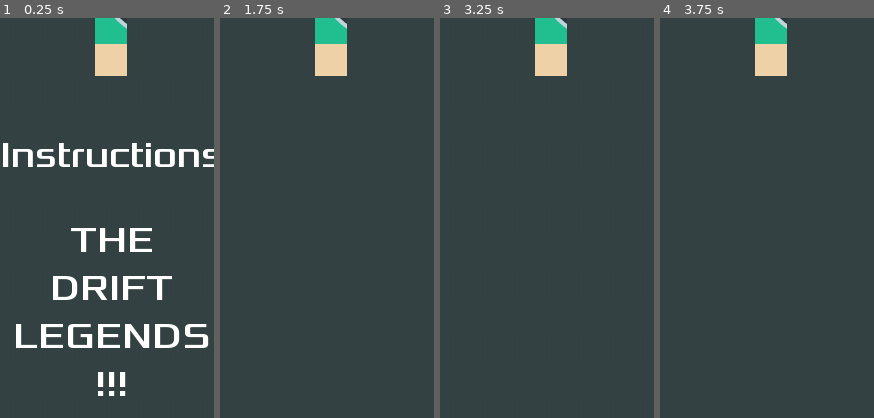
Above: before the commit, frames 1-4 (left to right).
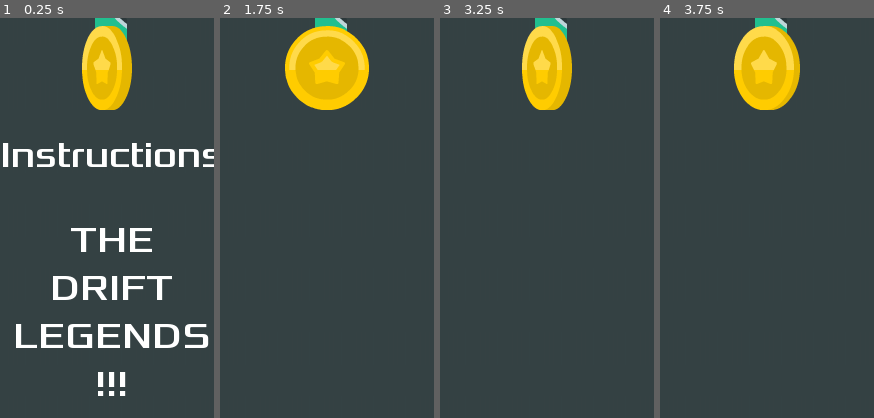
Above: after the commit, the same moments.

Repository: 20Deepshikha/final-project-gameteam
Game: Godot game, scene res://Game.tscn
Two runs of this game, one before a commit and one after it. Both use one fixed random seed, a clock stepped at 60 frames per second and the inputs below.
Inputs:
- Up to frame 1 (0.25 s): no input
- Up to frame 2 (1.75 s): click "START" at 0.5 s; hold Right (ui_right) from 1.28 s (still down)
- Up to frame 3 (3.25 s): release Right (ui_right) at 2.03 s; hold Left (ui_left) 2.03-2.78 s; hold Right (ui_right) from 2.78 s (still down)
- Up to frame 4 (3.75 s): release Right (ui_right) at 3.53 s; hold Up (ui_up) from 3.53 s (still down)
The pictures show only the part of the screen within x 24-74%, y 17-67%; the shares and areas given below are measured in that part.

The runs differ from the first frame. In frame 1, 4.1% of the frame differs, in the area x 38-62%, y 2-23%; in frame 2, 6.6%, in the area x 30-70%, y 2-23%; in frame 3, 4.1%; in frame 4, 5.3%.

Commit message:
added coins

Diff:
--- a/Game.tscn
+++ b/Game.tscn
@@ -1,10 +1,11 @@
-[gd_scene load_steps=13 format=2]
+[gd_scene load_steps=15 format=2]
 
 [ext_resource path="res://Road.tscn" type="PackedScene" id=1]
 [ext_resource path="res://car.tscn" type="PackedScene" id=2]
 [ext_resource path="res://HUD.tscn" type="PackedScene" id=4]
 [ext_resource path="res://Game.gd" type="Script" id=5]
 [ext_resource path="res://assets/Chiptronical.ogg" type="AudioStream" id=6]
+[ext_resource path="res://coin.tscn" type="PackedScene" id=7]
 
 [sub_resource type="RectangleShape2D" id=1]
 extents = Vector2( 41, 1346.5 )
@@ -119,7 +120,50 @@
 stream = ExtResource( 6 )
 autoplay = true
 
+[node name="Node2D" type="Node2D" parent="."]
+position = Vector2( 152, 122 )
+
+[node name="coin1" parent="Node2D" instance=ExtResource( 7 )]
+position = Vector2( 83, 230 )
+
+[node name="coin2" parent="Node2D" instance=ExtResource( 7 )]
+position = Vector2( -18, -301 )
+
+[node name="coin3" parent="Node2D" instance=ExtResource( 7 )]
+position = Vector2( 213, -852 )
+
+[node name="coin4" parent="Node2D" instance=ExtResource( 7 )]
+position = Vector2( 72, -1406 )
+
+[node name="coin5" parent="Node2D" instance=ExtResource( 7 )]
+position = Vector2( 639, -1602 )
+
+[node name="coin6" parent="Node2D" instance=ExtResource( 7 )]
+position = Vector2( 1566, -1583 )
+
+[node name="coin7" parent="Node2D" instance=ExtResource( 7 )]
+position = Vector2( 1577, -2382 )
+
+[node name="coin8" parent="Node2D" instance=ExtResource( 7 )]
+position = Vector2( 1568, -3081 )
+
+[node name="coin9" parent="Node2D" instance=ExtResource( 7 )]
+position = Vector2( 95, -3076 )
+
+[node name="coin10" parent="Node2D" instance=ExtResource( 7 )]
+position = Vector2( 100, -4717 )
+
 [connection signal="touch_the_wall" from="car" to="." method="_on_car_touch_the_wall"]
 [connection signal="body_entered" from="Area2D2" to="car" method="on_car_reaches_end"]
 [connection signal="start_game" from="HUD" to="." method="_on_HUD_start_game"]
 [connection signal="timeout" from="Scoretimer" to="." method="_on_Scoretimer_timeout"]
+[connection signal="coin_collected" from="Node2D/coin1" to="HUD" method="_on_coin_coin_collected"]
+[connection signal="coin_collected" from="Node2D/coin2" to="HUD" method="_on_coin_coin_collected"]
+[connection signal="coin_collected" from="Node2D/coin3" to="HUD" method="_on_coin_coin_collected"]
+[connection signal="coin_collected" from="Node2D/coin4" to="HUD" method="_on_coin_coin_collected"]
+[connection signal="coin_collected" from="Node2D/coin5" to="HUD" method="_on_coin_coin_collected"]
+[connection signal="coin_collected" from="Node2D/coin6" to="HUD" method="_on_coin_coin_collected"]
+[connection signal="coin_collected" from="Node2D/coin7" to="HUD" method="_on_coin_coin_collected"]
+[connection signal="coin_collected" from="Node2D/coin8" to="HUD" method="_on_coin_coin_collected"]
+[connection signal="coin_collected" from="Node2D/coin9" to="HUD" method="_on_coin_coin_collected"]
+[connection signal="coin_collected" from="Node2D/coin10" to="HUD" method="_on_coin_coin_collected"]
--- a/HUD.gd
+++ b/HUD.gd
@@ -1,7 +1,18 @@
 extends CanvasLayer
 signal start_game
 
+var coins = 0
 
+#func _ready():
+	#$coins.text = String(coins)
+
+func _physics_process(delta):
+	if coins == 3:
+		get_tree().change_scene("res://Game.tscn")
+
+func _on_coin_collected():
+	coins = coins + 1
+	_ready()
 
 func show_message(text):
 	$Message.text = text
--- a/Road.tscn
+++ b/Road.tscn
@@ -1,19 +1,7 @@
-[gd_scene load_steps=10 format=2]
+[gd_scene load_steps=6 format=2]
 
 [ext_resource path="res://assets/kenney_road-textures/Tilesheet/roadTextures_tilesheet.png" type="Texture" id=1]
 [ext_resource path="res://assets/foliagePack_retina.png" type="Texture" id=2]
-
-[sub_resource type="ConvexPolygonShape2D" id=4]
-points = PoolVector2Array( 0, 0, 32, 0, 32, 64, 0, 64 )
-
-[sub_resource type="ConvexPolygonShape2D" id=5]
-points = PoolVector2Array( 0, 0, 32, 0, 32, 64, 0, 64 )
-
-[sub_resource type="ConvexPolygonShape2D" id=6]
-points = PoolVector2Array( 0, 0, 32, 0, 32, 64, 0, 64 )
-
-[sub_resource type="ConvexPolygonShape2D" id=7]
-points = PoolVector2Array( 0, 0, 32, 0, 32, 64, 0, 64 )
 
 [sub_resource type="ConvexPolygonShape2D" id=2]
 points = PoolVector2Array( 0, 0, 32, 0, 32, 32, 0, 32 )
@@ -39,34 +27,9 @@
 0/navigation_offset = Vector2( 0, 0 )
 0/shape_offset = Vector2( 0, 0 )
 0/shape_transform = Transform2D( 1, 0, 0, 1, 0, 0 )
-0/shape = SubResource( 4 )
 0/shape_one_way = false
-0/shape_one_way_margin = 1.0
-0/shapes = [ {
-"autotile_coord": Vector2( 2, 3 ),
-"one_way": false,
-"one_way_margin": 1.0,
-"shape": SubResource( 4 ),
-"shape_transform": Transform2D( 1, 0, 0, 1, 0, 0 )
-}, {
-"autotile_coord": Vector2( 3, 3 ),
-"one_way": false,
-"one_way_margin": 1.0,
-"shape": SubResource( 5 ),
-"shape_transform": Transform2D( 1, 0, 0, 1, 0, 0 )
-}, {
-"autotile_coord": Vector2( 3, 2 ),
-"one_way": false,
-"one_way_margin": 1.0,
-"shape": SubResource( 6 ),
-"shape_transform": Transform2D( 1, 0, 0, 1, 0, 0 )
-}, {
-"autotile_coord": Vector2( 2, 2 ),
-"one_way": false,
-"one_way_margin": 1.0,
-"shape": SubResource( 7 ),
-"shape_transform": Transform2D( 1, 0, 0, 1, 0, 0 )
-} ]
+0/shape_one_way_margin = 0.0
+0/shapes = [  ]
 0/z_index = 0
 1/name = "foliagePack_retina.png 1"
 1/texture = ExtResource( 2 )
--- /dev/null
+++ b/coin.gd
@@ -0,0 +1,13 @@
+extends Area2D
+
+signal coin_collected
+
+func _on_coin_body_entered(body):
+	queue_free()
+	#$AnimationPlayer.play('bounce')
+	#emit_signal("coin_collected")
+
+
+
+#func _on_AnimationPlayer_animation_finished(anim_name):
+	#queue_free()
--- /dev/null
+++ b/coin.tscn
@@ -0,0 +1,99 @@
+[gd_scene load_steps=10 format=2]
+
+[ext_resource path="res://assets/coin/gold_1.png" type="Texture" id=1]
+[ext_resource path="res://coin.gd" type="Script" id=2]
+[ext_resource path="res://assets/coin/gold_2.png" type="Texture" id=3]
+[ext_resource path="res://assets/coin/gold_3.png" type="Texture" id=4]
+
+[sub_resource type="CircleShape2D" id=1]
+radius = 43.6578
+
+[sub_resource type="SpriteFrames" id=2]
+animations = [ {
+"frames": [ ExtResource( 1 ), ExtResource( 3 ), ExtResource( 4 ) ],
+"loop": true,
+"name": "spin",
+"speed": 5.0
+} ]
+
+[sub_resource type="Animation" id=4]
+resource_name = "New Anim"
+length = 0.9
+step = 0.05
+tracks/0/type = "value"
+tracks/0/path = NodePath("AnimatedSprite:position")
+tracks/0/interp = 1
+tracks/0/loop_wrap = true
+tracks/0/imported = false
+tracks/0/enabled = true
+tracks/0/keys = {
+"times": PoolRealArray( 0, 0.6, 0.9 ),
+"transitions": PoolRealArray( 1, 1, 1 ),
+"update": 0,
+"values": [ Vector2( 0, 0 ), Vector2( -1, -130 ), Vector2( 0, -1 ) ]
+}
+
+[sub_resource type="Animation" id=5]
+length = 0.001
+tracks/0/type = "value"
+tracks/0/path = NodePath("AnimatedSprite:animation")
+tracks/0/interp = 1
+tracks/0/loop_wrap = true
+tracks/0/imported = false
+tracks/0/enabled = true
+tracks/0/keys = {
+"times": PoolRealArray( 0 ),
+"transitions": PoolRealArray( 1 ),
+"update": 0,
+"values": [ "spin" ]
+}
+tracks/1/type = "value"
+tracks/1/path = NodePath("AnimatedSprite:frame")
+tracks/1/interp = 1
+tracks/1/loop_wrap = true
+tracks/1/imported = false
+tracks/1/enabled = true
+tracks/1/keys = {
+"times": PoolRealArray( 0 ),
+"transitions": PoolRealArray( 1 ),
+"update": 0,
+"values": [ 1 ]
+}
+tracks/2/type = "value"
+tracks/2/path = NodePath("AnimatedSprite:position")
+tracks/2/interp = 1
+tracks/2/loop_wrap = true
+tracks/2/imported = false
+tracks/2/enabled = true
+tracks/2/keys = {
+"times": PoolRealArray( 0 ),
+"transitions": PoolRealArray( 1 ),
+"update": 0,
+"values": [ Vector2( 1, -168 ) ]
+}
+
+[sub_resource type="Animation" id=3]
+resource_name = "coins"
+length = 0.9
+
+[node name="coin" type="Area2D"]
+script = ExtResource( 2 )
+
+[node name="CollisionShape2D" type="CollisionShape2D" parent="."]
+shape = SubResource( 1 )
+
+[node name="AnimatedSprite" type="AnimatedSprite" parent="."]
+position = Vector2( 1, -168 )
+frames = SubResource( 2 )
+animation = "spin"
+frame = 1
+playing = true
+
+[node name="AnimationPlayer" type="AnimationPlayer" parent="."]
+"anims/New Anim" = SubResource( 4 )
+anims/RESET = SubResource( 5 )
+anims/coins = SubResource( 3 )
+
+[connection signal="body_entered" from="." to="." method="_on_coin_body_entered"]
+[connection signal="coin_collected" from="." to="." method="_on_coin_coin_collected"]
+[connection signal="animation_finished" from="AnimationPlayer" to="." method="_on_AnimationPlayer_animation_finished"]
Binary file added: assets/coin/gold_1.png
Not shown, added: assets/coin/gold_1.png.import
Binary file added: assets/coin/gold_2.png
Not shown, added: assets/coin/gold_2.png.import
Binary file added: assets/coin/gold_3.png
Not shown, added: assets/coin/gold_3.png.import
Not shown, changed: .DS_Store
